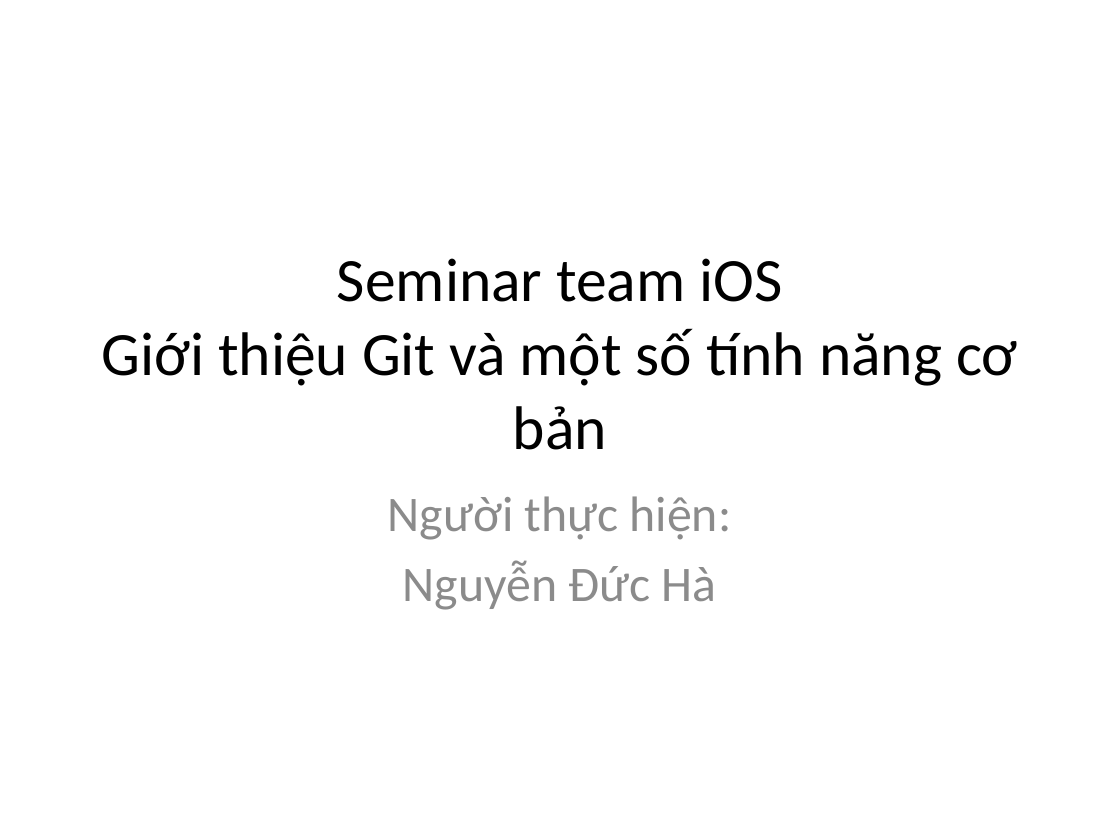
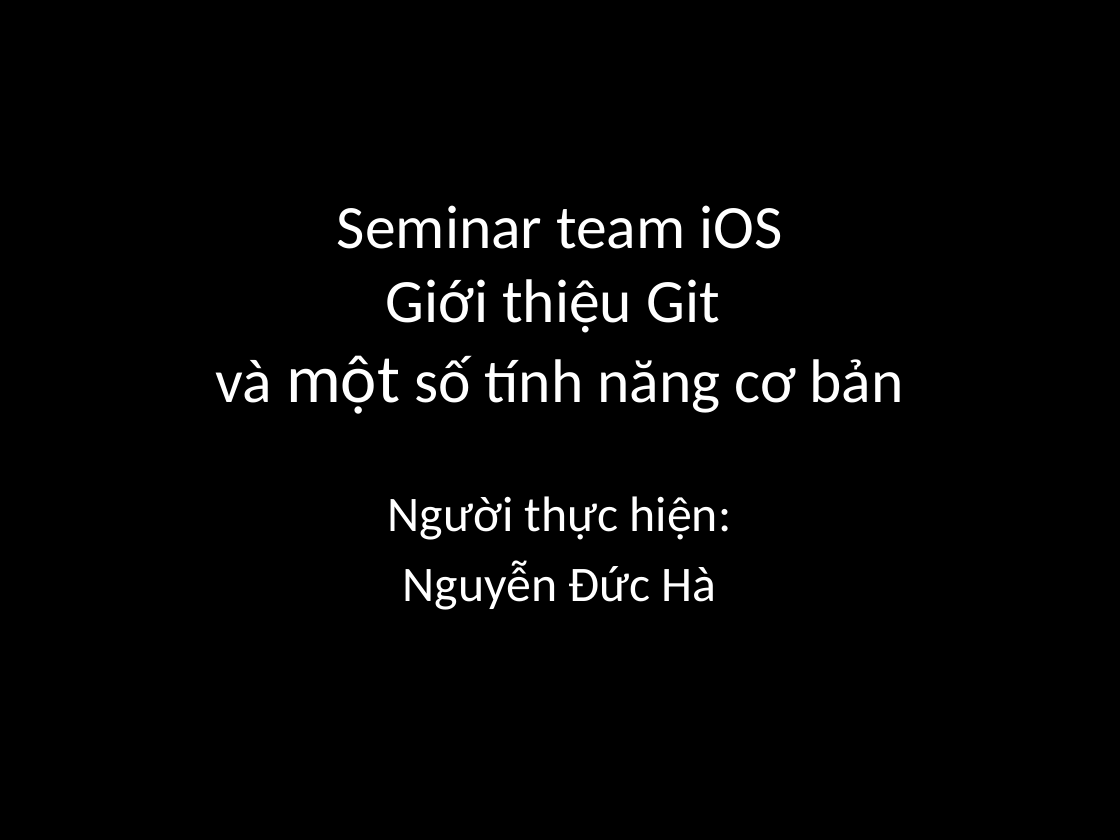
Before and after one commit to ducha228/Seminar, a slide deck: slide 1 of Seminar Git HaND/Seminar_Git_Slide.pptx. Drawn at 1120x840 pixels with LibreOffice and Linux fonts; fonts in the diff are those of the drawing. Boxes give left, top, right and bottom in pixels: in the first picture for what was removed or moved away, otherwise in the second. Text is boxed around its words. In the diff, an @@ line names an element or a change of style, - is before the commit and + after.

```diff
--- a/Seminar Git HaND/Seminar_Git_Slide.pptx
+++ b/Seminar Git HaND/Seminar_Git_Slide.pptx
@@ background #FFFFFF to #000000 @@
@@ title "Seminar team iOS Giới thiệu ...": place and size @@
-title "Seminar team iOS Giới thiệu ..." at box(102, 258, 1017, 450)
+title "Seminar team iOS Giới thiệu ..." at box(216, 205, 904, 414)
@@ title "Seminar team iOS Giới thiệu ..." at box(216, 205, 904, 414): size 39.6 to 44.1 pt in "một"; text colour #000000 to #FFFFFF @@
@@ subtitle "Người thực hiện:" at box(388, 496, 732, 610): text colour #8C8C8C to #FFFFFF @@
```
Also in this commit, not shown: 5 other slides changed, 17 slides added, 1 slide removed, 1 other file.
